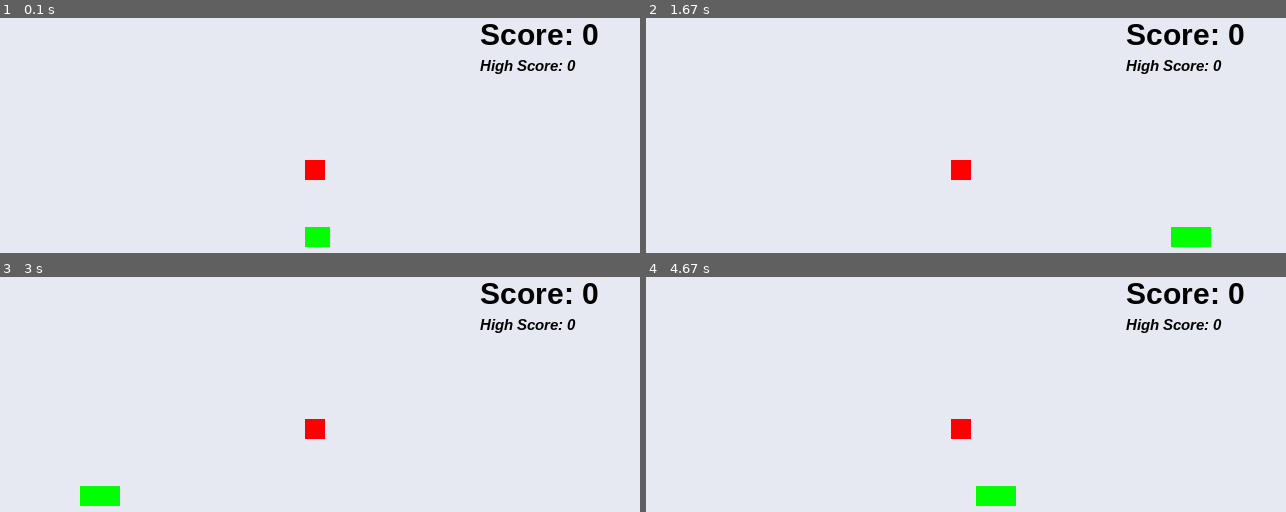
Above: before the commit, frames 1-4 (two rows, left to right).
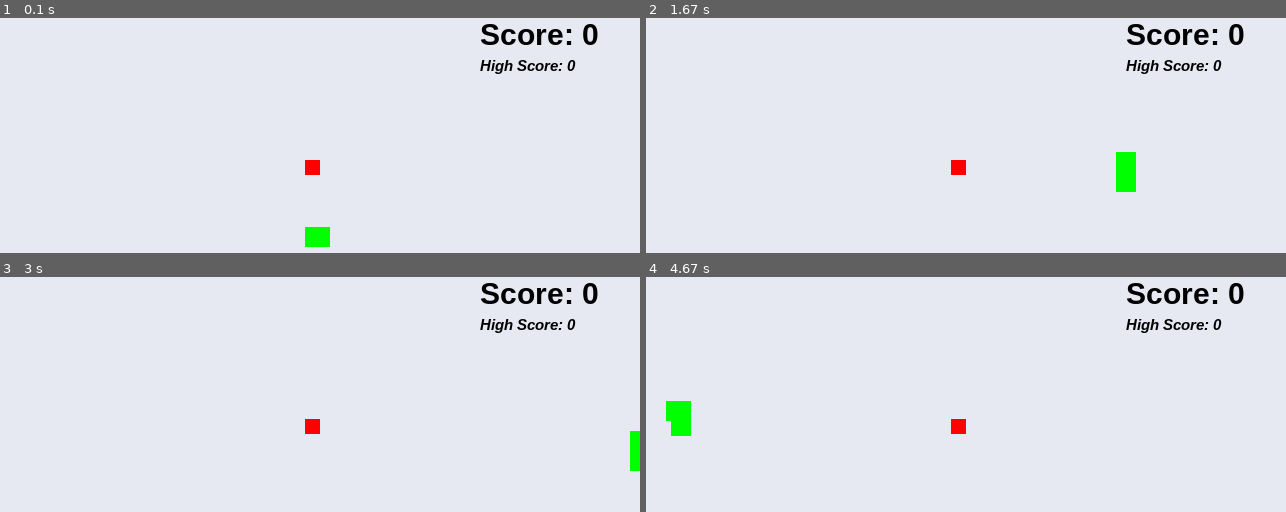
Above: after the commit, the same moments.

Repository: RodrigoBuen/Snake_Pygame
Game: pygame game, started from main.py
Two runs of this game, one before a commit and one after it. Both use one fixed random seed, a clock stepped at 60 frames per second and the inputs below.
Inputs:
- Up to frame 1 (0.1 s): no input
- Up to frame 2 (1.67 s): tap Enter at 0.33 s; hold Right 0.67-1.13 s; hold Up 1.17-1.63 s
- Up to frame 3 (3 s): hold Right 1.67-2.13 s; hold Left 2.17-2.7 s; hold Down from 2.73 s (still down)
- Up to frame 4 (4.67 s): release Down at 3.03 s; hold Left 3.07-3.47 s; hold Up 3.5-3.87 s; hold Right 3.9-4.53 s; hold Down from 4.57 s (still down)

The runs differ from the first frame. In frame 1, 0.1% of the frame differs, in the area x 47-51%, y 60-69%; in frame 2, 1.2%, in the area x 47-89%, y 57-98%; in frame 3, 0.9%; in frame 4, 1.2%.

Commit message:
Correct Bugs

Diff:
--- a/main.py
+++ b/main.py
@@ -5,11 +5,11 @@
 
 pygame.init()
 
-pygame.mixer.music.set_volume(0.2)
-music_thema = pygame.mixer.music.load('BoxCat Games - CPU Talk.mp3')
+pygame.mixer.music.set_volume(0.4)
+music_thema = pygame.mixer.music.load('sounds/BoxCat Games - CPU Talk.mp3')
 pygame.mixer.music.play(-1)
 
-sound_colision = pygame.mixer.Sound('smw_jump.wav')
+sound_colision = pygame.mixer.Sound('sounds/smw_jump.wav')
 
 largura = 640
 altura = 480
@@ -17,6 +17,7 @@
 x_cobra , y_cobra = largura/2 - 20 , altura/2 - 20
 
 velocity = 5
+
 x_controler = velocity
 y_controler = 0
 
@@ -42,7 +43,7 @@
         pygame.draw.rect(screen, (0,255,0), (XeY[0], XeY[1], 20, 20))
 
 def restart_game():
-    global points, len_init_snake, x_cobra, y_cobra, list_snake, head_snake, x_maca, y_maca, death
+    global points, len_init_snake, x_cobra, y_cobra, list_snake, head_snake, x_maca, y_maca, death, velocity
     points = 0
     len_init_snake = 5
     x_cobra = int(largura/2)
@@ -51,6 +52,7 @@
     head_snake = []
     x_maca = randint(40, 600)
     y_maca = randint(50, 430)
+    velocity = 5
     death = False
 
 while True:
@@ -67,16 +69,16 @@
             exit()
 
         if event.type == KEYDOWN:
-            if event.key == K_a and x_controler != velocity:
+            if event.key == K_LEFT and x_controler != velocity:
                 x_controler = -velocity
                 y_controler = 0
-            if event.key == K_d and x_controler != -velocity:
+            if event.key == K_RIGHT and x_controler != -velocity:
                 x_controler = velocity
                 y_controler = 0
-            if event.key == K_w and y_controler != velocity:
+            if event.key == K_UP and y_controler != velocity:
                 y_controler = -velocity
                 x_controler = 0
-            if event.key == K_s and y_controler != -velocity:
+            if event.key == K_DOWN and y_controler != -velocity:
                 y_controler = velocity
                 x_controler = 0
 
@@ -84,7 +86,7 @@
     y_cobra += y_controler
 
     cobra = pygame.draw.rect(screen, (0,255,0), (x_cobra, y_cobra, 20, 20))
-    maca = pygame.draw.rect(screen, (255,0,0), (x_maca, y_maca, 20, 20))
+    maca = pygame.draw.rect(screen, (255,0,0), (x_maca, y_maca, 15, 15))
 
     if cobra.colliderect(maca):
         pygame.mixer.music.play()
@@ -106,17 +108,17 @@
         if points == 40:
             velocity += 2
         if points == 50:
-            velocity += 3
+            velocity += 2
         if points == 60:
-            velocity += 3
+            velocity += 1
         if points == 70:
-            velocity += 3
+            velocity += 1
         if points == 80:
-            velocity += 4
+            velocity += 1
         if points == 90:
-            velocity += 4
+            velocity += 1
         if points == 100:
-            velocity += 5
+            velocity += 1
 
     head_snake = []
     head_snake.append(x_cobra)
@@ -124,13 +126,13 @@
 
     list_snake.append(head_snake)
 
-    if x_cobra > largura:
+    if x_cobra > largura-3:
         x_cobra = 0
-    elif x_cobra < 0:
+    elif x_cobra < 0+3:
         x_cobra = largura
-    elif y_cobra < 0:
+    elif y_cobra < 0+3:
         y_cobra = altura
-    elif y_cobra > altura:
+    elif y_cobra > altura-3:
         y_cobra = 0
 
     if len(list_snake) > len_init_snake:
@@ -157,8 +159,10 @@
             center_over.center = (largura//2, altura//2)
             screen.blit(game_over_final, center_over)
             pygame.display.update()
+
     big_snake(list_snake)
 
     screen.blit(msg_final_score, (480,10))
     screen.blit(msg_final_high_score, (480,50))
+
     pygame.display.update()
--- /dev/null
+++ b/run.py
@@ -0,0 +1,6 @@
+
+from pip import main
+
+
+if __name__ == '__main__':
+    import main
Not shown, removed: main.spec
Not shown, added: sounds/BoxCat Games - CPU Talk.mp3
Not shown, added: sounds/smw_jump.wav
